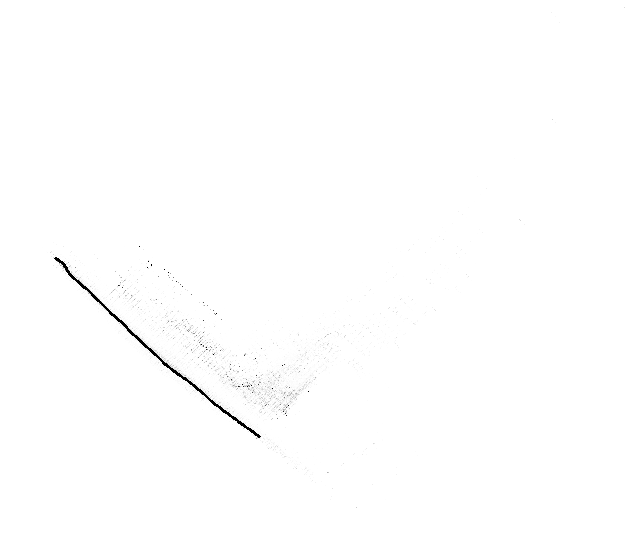
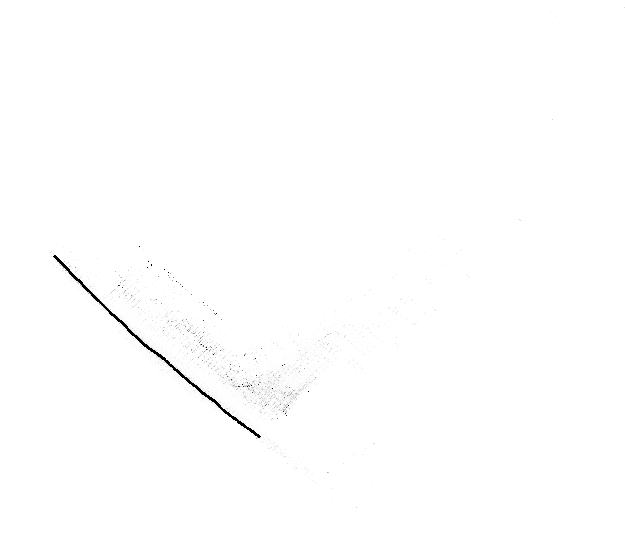
Layered file, before and after one edit (625x548). Changes by layer:
painted on "Layer" over [53, 255, 225, 413]
